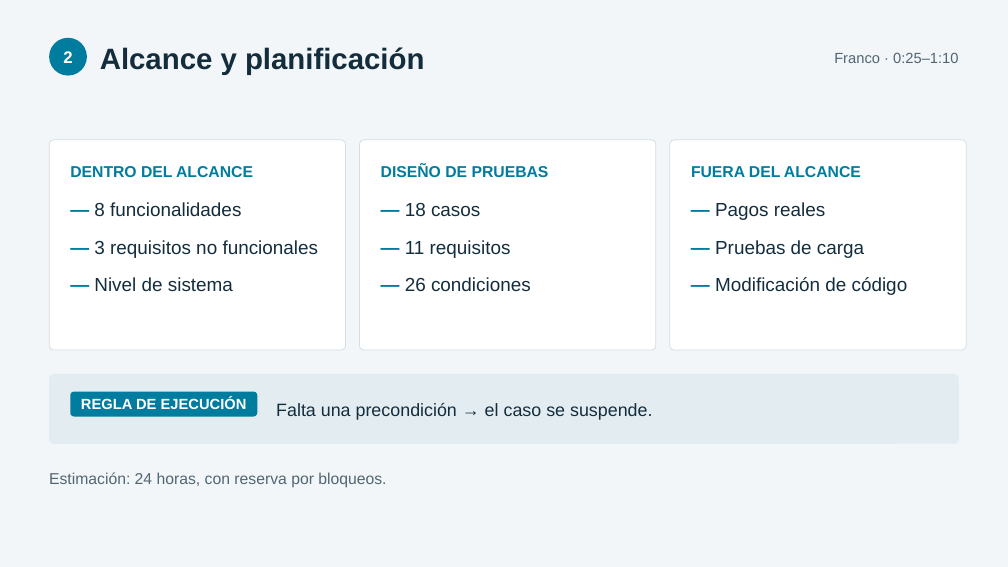
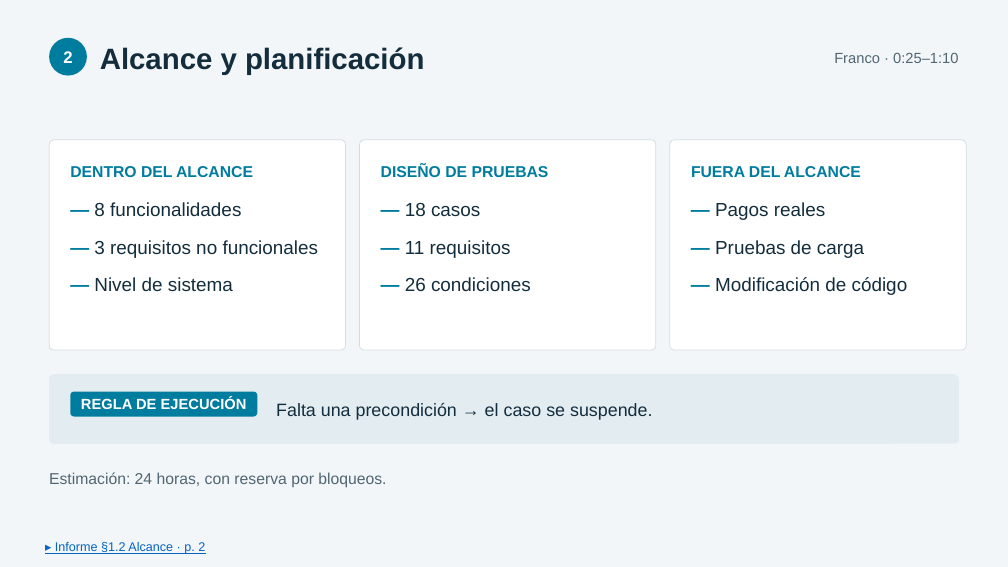
Before and after one commit to usuariogranit/Proyecto1_Caso3_OpenCart, a slide deck: slide 2 of entrega/Proyecto1_Caso3_Grupo5/Proyecto1_Caso3_Grupo5_Exposicion_FINAL.pptx. Drawn at 1008x567 pixels with LibreOffice and Linux fonts; fonts in the diff are those of the drawing. Boxes give left, top, right and bottom in pixels: in the first picture for what was removed or moved away, otherwise in the second. Text is boxed around its words. In the diff, an @@ line names an element or a change of style, - is before the commit and + after.

Commit message:
Presentacion final con 36 enlaces al informe: pie por lamina e identificadores de caso y de defecto

```diff
--- a/entrega/Proyecto1_Caso3_Grupo5/Proyecto1_Caso3_Grupo5_Exposicion_FINAL.pptx
+++ b/entrega/Proyecto1_Caso3_Grupo5/Proyecto1_Caso3_Grupo5_Exposicion_FINAL.pptx
@@ text added at [55,542,205,554], 12 pt, text #0563C1, underline @@
+▸ Informe §1.2 Alcance · p. 2
```
Also in this commit, not shown: 16 other slides changed, 1 other file.
